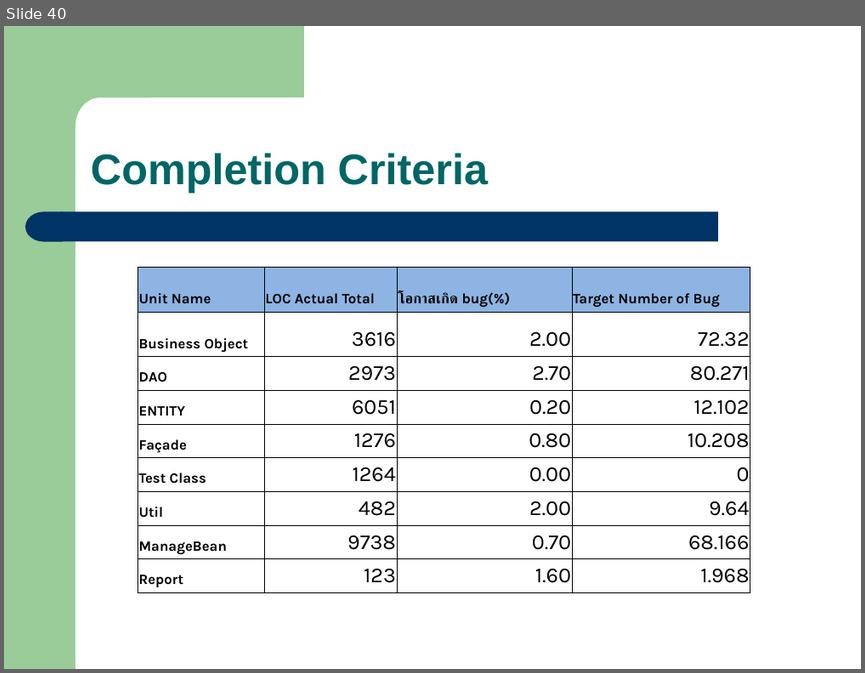
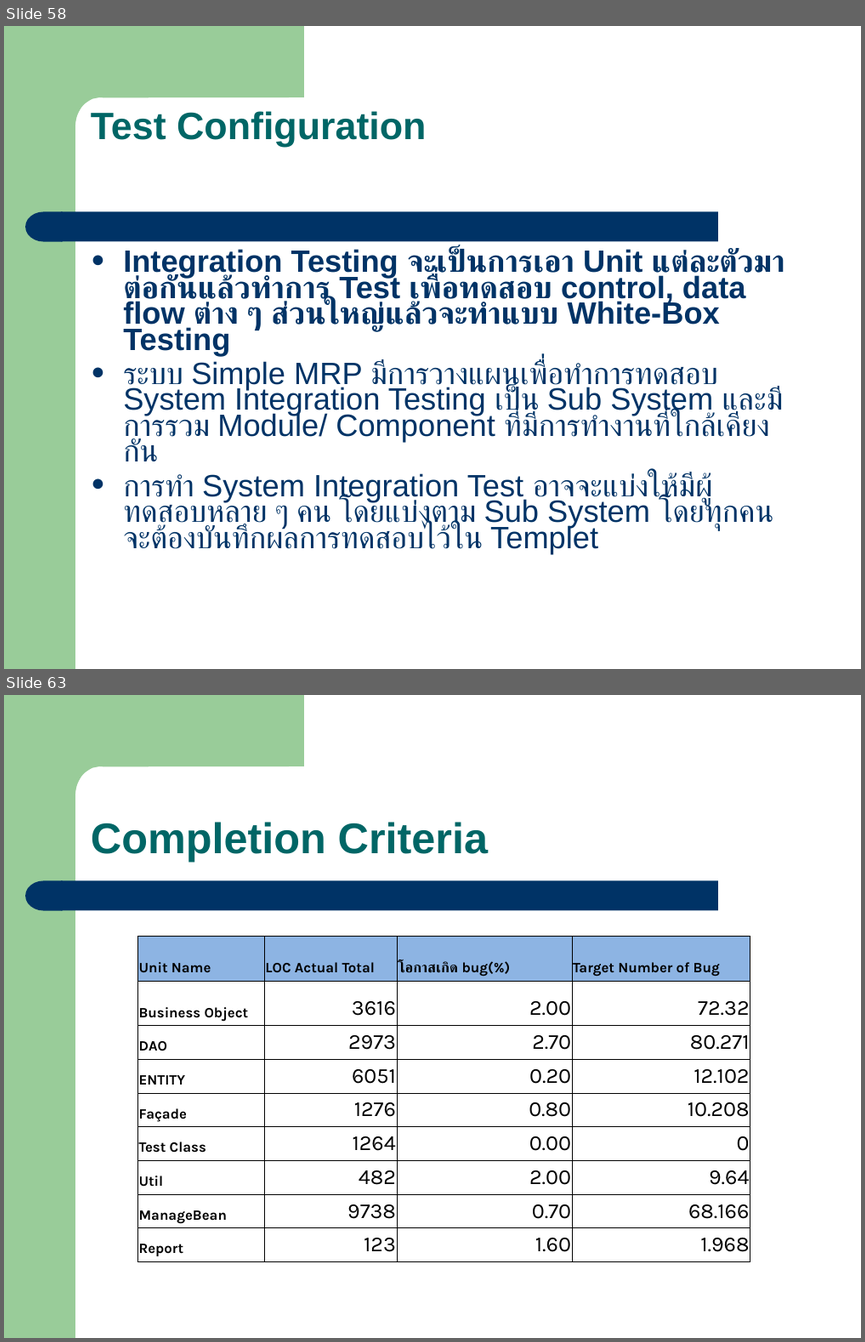
Before and after one commit to eseawind/simple-mrp, a slide deck: simple-mrp-doc/Simple_MRP_Present_V1.2_POM_20110226.ppt. Shown one above the other, each under a label of ours: slide 40 before the commit, slides 58 and 63 after it; the slides between them are not shown. The pictures are 865x673 and 865x1342 pixels, drawn with LibreOffice and Linux fonts; fonts in the diff are those of the drawing. Boxes give left, top, right and bottom in pixels: in the first picture for what was removed or moved away, otherwise in the second. Text is boxed around its words. In the diff, an @@ line names an element or a change of style, - is before the commit and + after.

```diff
--- a/simple-mrp-doc/Simple_MRP_Present_V1.2_POM_20110226.ppt
+++ b/simple-mrp-doc/Simple_MRP_Present_V1.2_POM_20110226.ppt
@@ slide 58 added at bbox=[4, 26, 861, 669], background #FFFFFF; not listed: 4 template elements that a slide beside it also shows @@
@@ text added at bbox=[91, 111, 426, 147], 32 pt, text #006666, bold @@
+Test Configuration
@@ text added at bbox=[123, 248, 783, 553], 25.9 pt, text #003366 @@
+● Integration Testing จะเป็นการเอา Unit แต่ละตัวมาต่อกันแล้วทำการ Test เพื่อทดสอบ control, data flow ต่าง ๆ ส่วนใหญ่แล้วจะทำแบบ White-Box Testing
+● ระบบ Simple MRP มีการวางแผนเพื่อทำการทดสอบ System Integration Testing เป็น Sub System และมีการรวม Module/ Component ที่มีการทำงานที่ใกล้เคียงกัน
+● การทำ System Integration Test อาจจะแบ่งให้มีผู้ทดสอบหลาย ๆ คน โดยแบ่งตาม Sub System โดยทุกคนจะต้องบันทึกผลการทดสอบไว้ใน Templet
@@ what was slide 40 is now slide 63 @@
```
Also in this commit, not shown: 1 slide changed, 24 other slides added, 2 slides removed, 3 other files.
